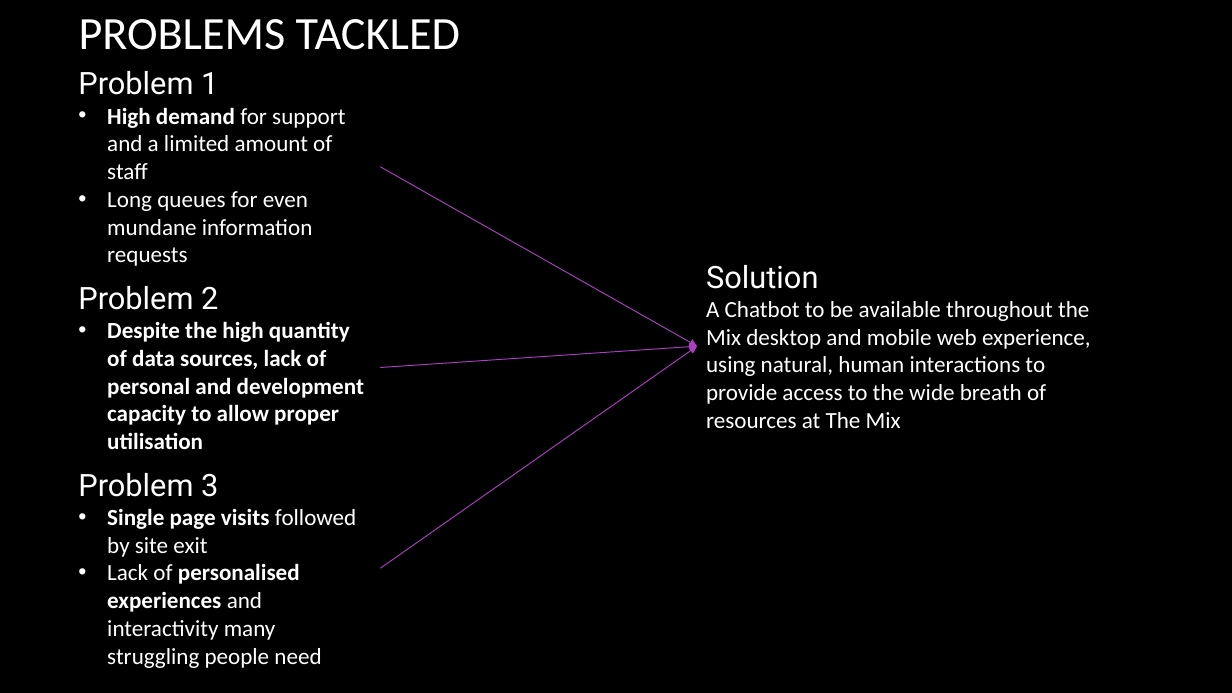
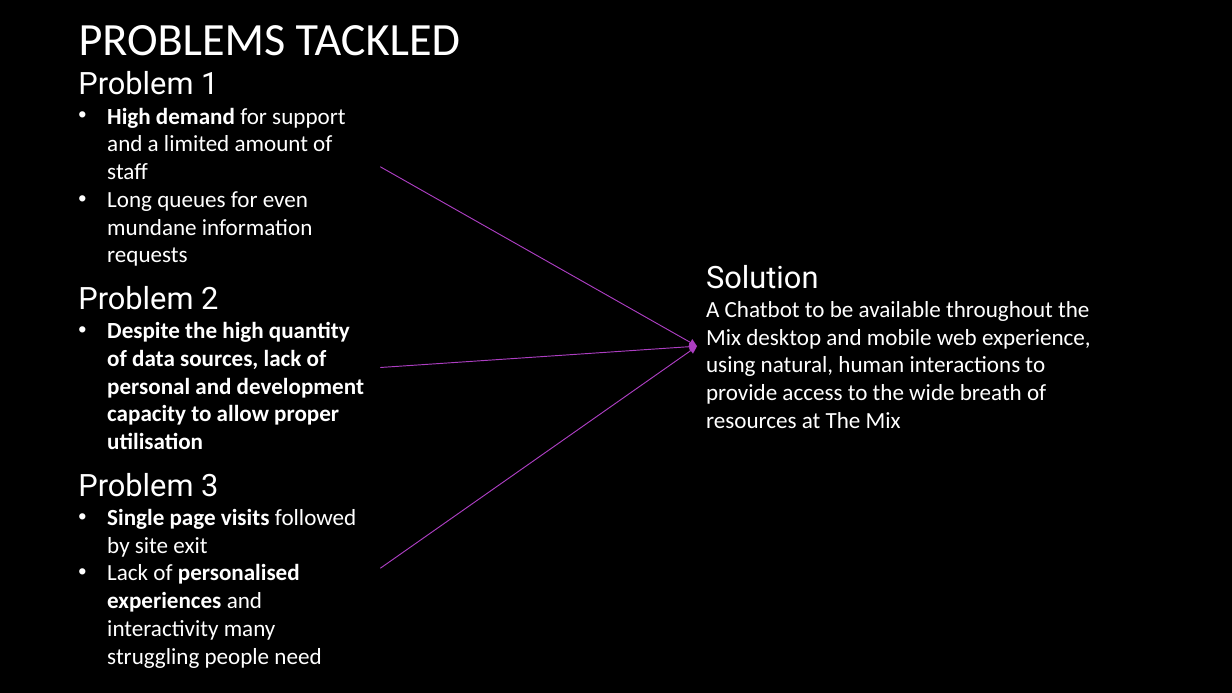
Before and after one commit to London18/team-8, a slide deck: slide 2 of Max.pptx. Drawn at 1232x693 pixels with LibreOffice and Linux fonts; fonts in the diff are those of the drawing; background and template pictures are left out. Boxes give left, top, right and bottom in pixels: in the first picture for what was removed or moved away, otherwise in the second. Text is boxed around its words. In the diff, an @@ line names an element or a change of style, - is before the commit and + after.

```diff
--- a/Max.pptx
+++ b/Max.pptx
@@ title "PROBLEMS TACKLED": place and size @@
-title "PROBLEMS TACKLED" at (79,19,460,50)
+title "PROBLEMS TACKLED" at (79,25,460,56)
```
